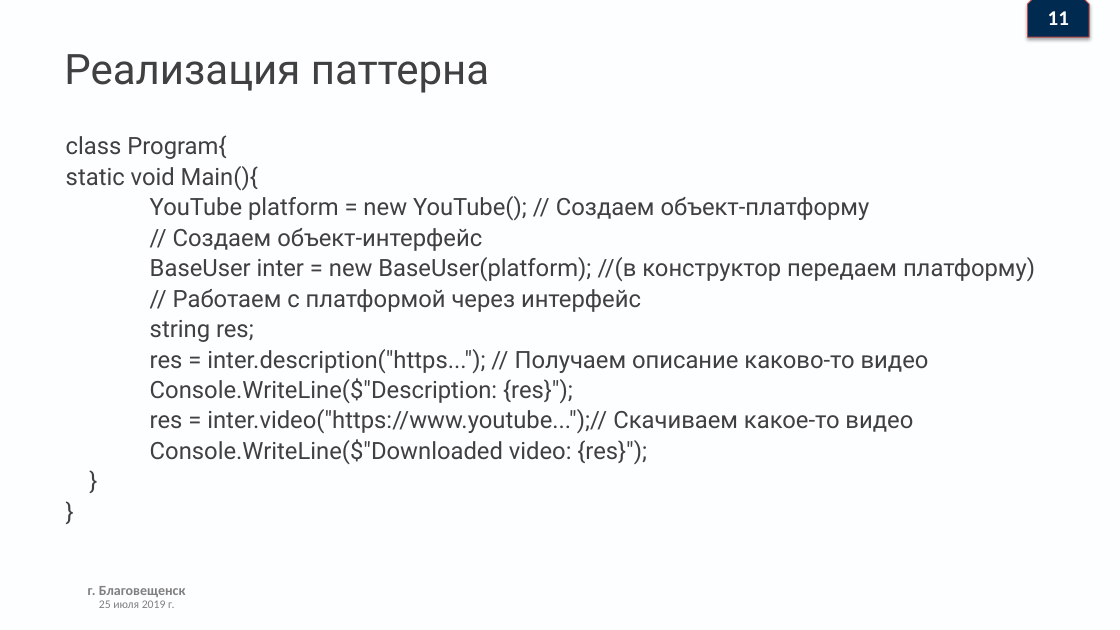
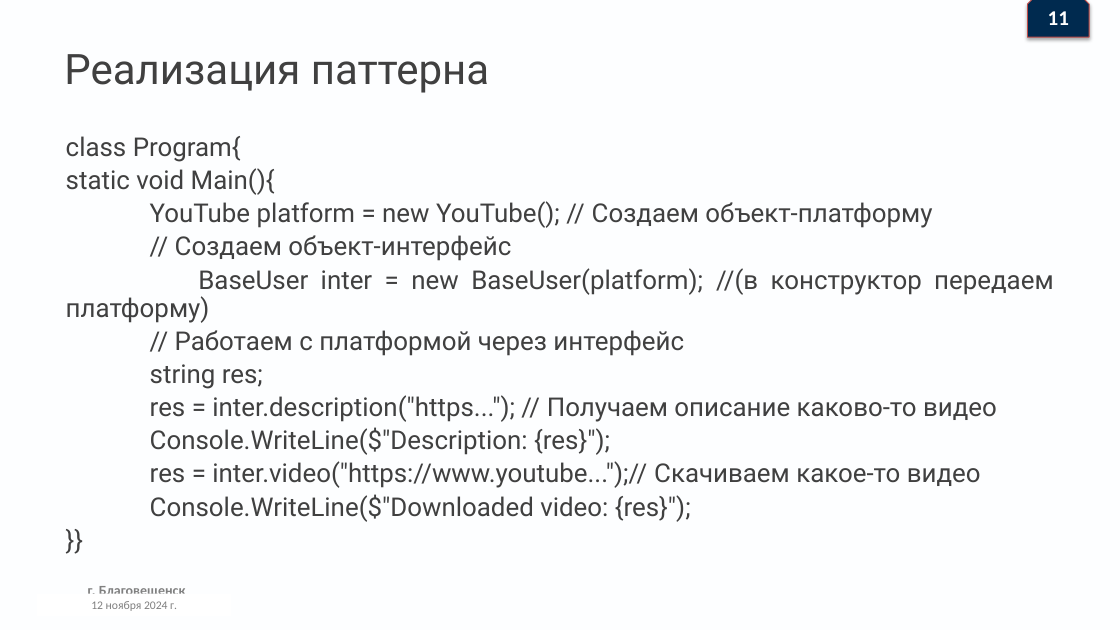
Before and after one commit to Denis-buh/Pattern-Bridge, a slide deck: slide 13 of Presentation/Презентация.pptx. Drawn at 1120x630 pixels with LibreOffice and Linux fonts; fonts in the diff are those of the drawing; background and template pictures are left out. Boxes give left, top, right and bottom in pixels: in the first picture for what was removed or moved away, otherwise in the second. Text is boxed around its words. In the diff, an @@ line names an element or a change of style, - is before the commit and + after.

```diff
--- a/Presentation/Презентация.pptx
+++ b/Presentation/Презентация.pptx
@@ text at [66, 136, 1054, 522]: text changed; size 20.4 to 22.2 pt @@
-}
-}
+}}
@@ text at [66, 136, 1054, 522]: size 20.4 to 22.2 pt @@
@@ text added at [91, 601, 174, 611], 10 pt, text #808080 @@
+12 ноября 2024 г.
```
Also in this commit, not shown: 14 other slides changed.
